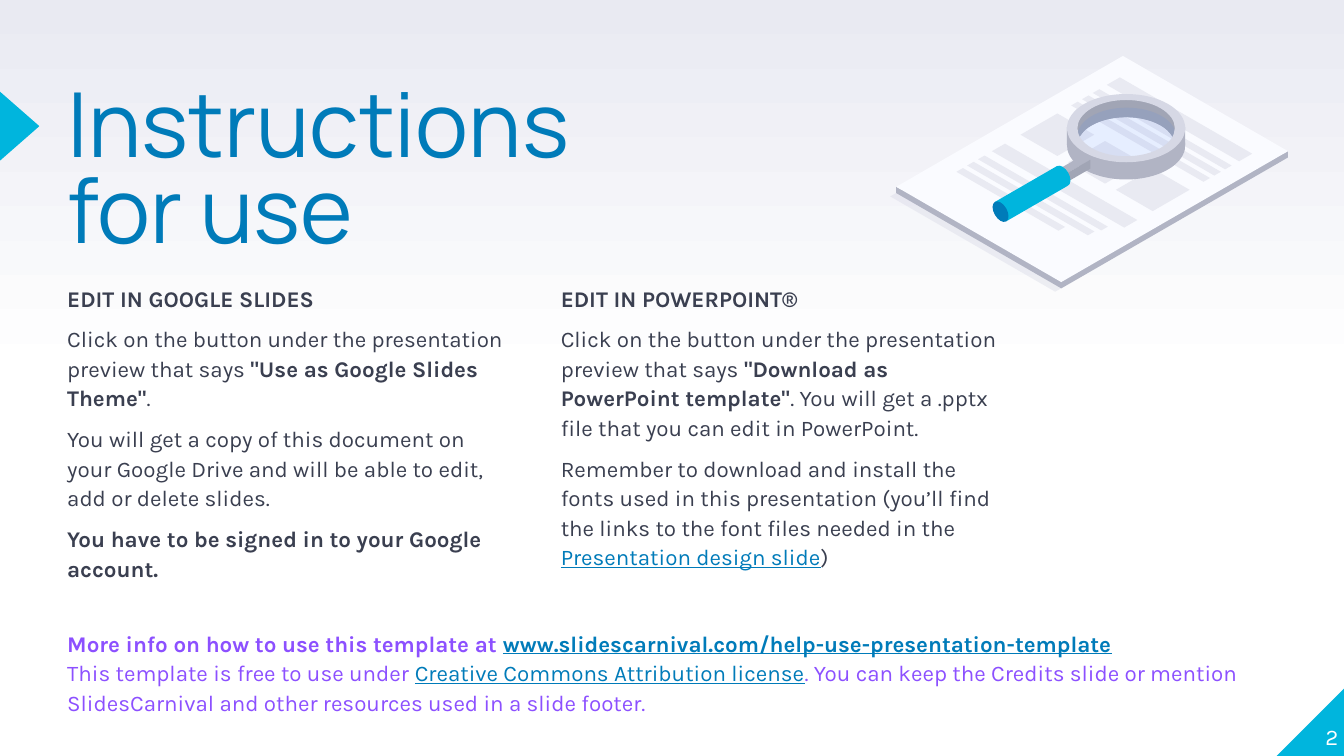
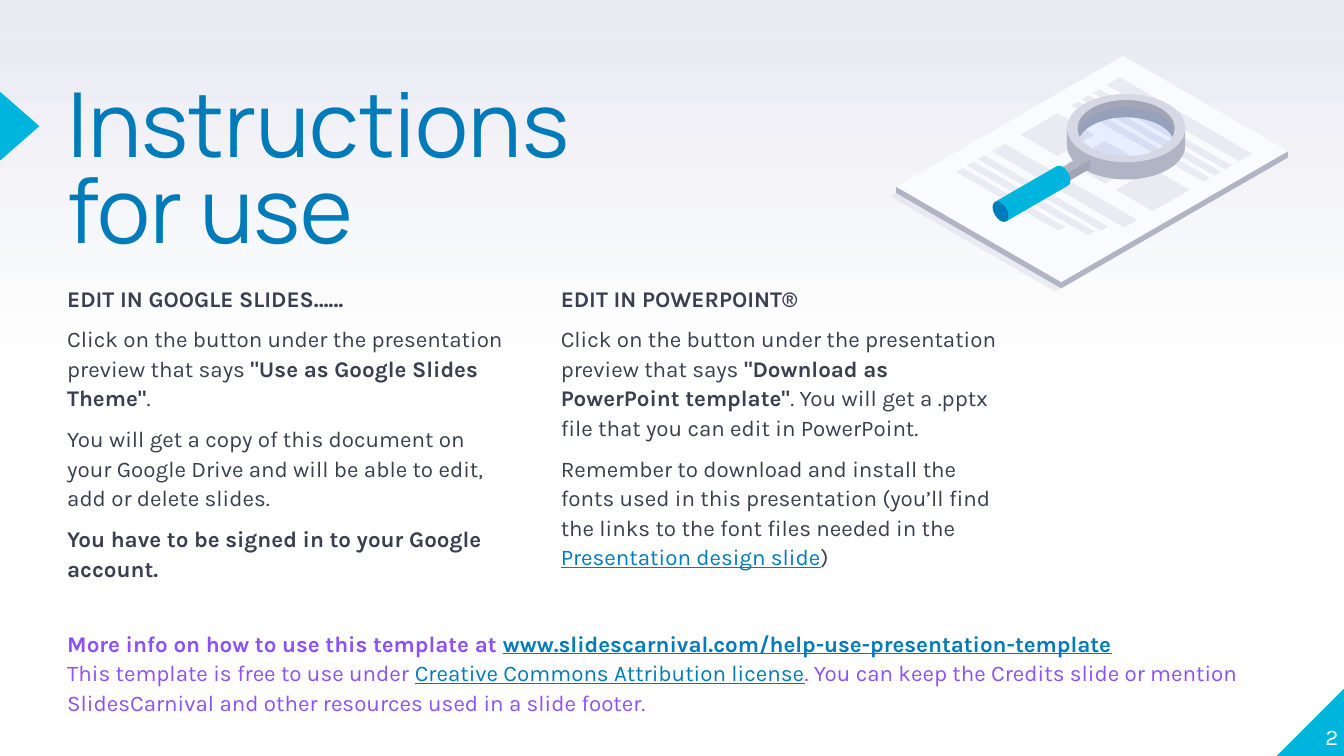
Before and after one commit to messiel12pr/CSSA-UPRA, a slide deck: slide 2 of Git_GitHub_&_GitLab_Tech_Section/Presentation/Git_GitHub_&_GitLab_Presentation.pptx. Drawn at 1344x756 pixels with LibreOffice and Linux fonts; fonts in the diff are those of the drawing. Boxes give left, top, right and bottom in pixels: in the first picture for what was removed or moved away, otherwise in the second. Text is boxed around its words. In the diff, an @@ line names an element or a change of style, - is before the commit and + after.

```diff
--- a/Git_GitHub_&_GitLab_Tech_Section/Presentation/Git_GitHub_&_GitLab_Presentation.pptx
+++ b/Git_GitHub_&_GitLab_Tech_Section/Presentation/Git_GitHub_&_GitLab_Presentation.pptx
@@ text at (67, 292, 343, 308): text changed @@
-EDIT IN GOOGLE SLIDES
+EDIT IN GOOGLE SLIDES……
```
Also in this commit, not shown: 7 other slides changed.
